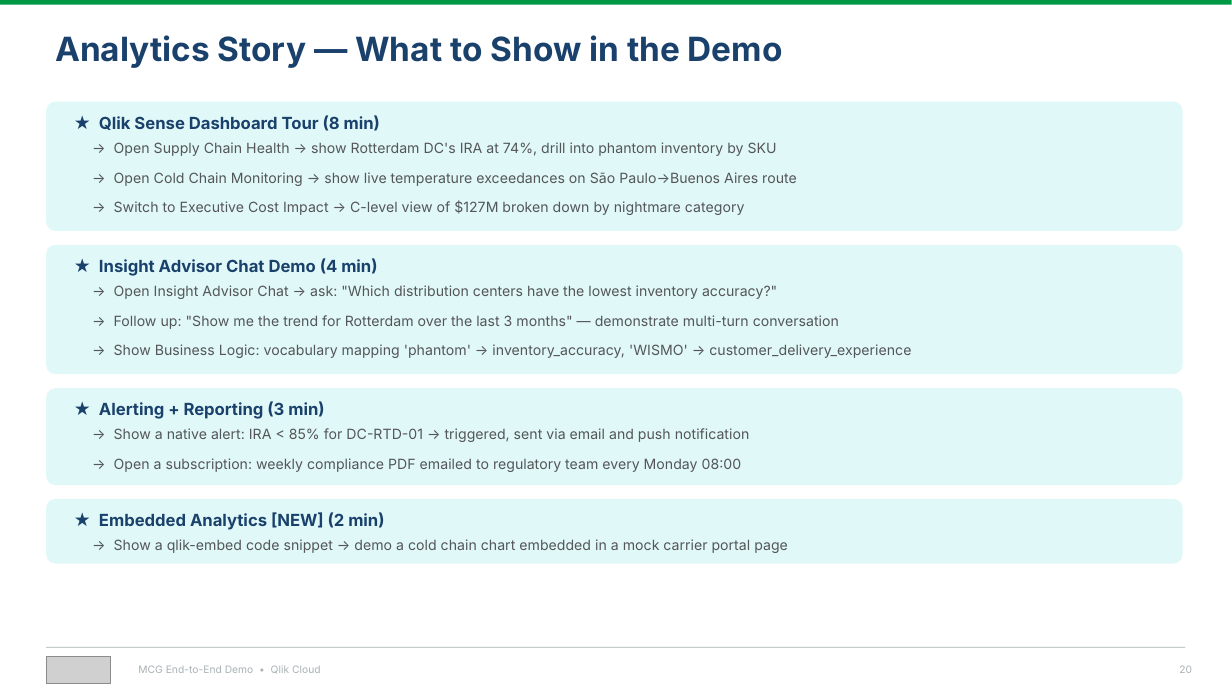
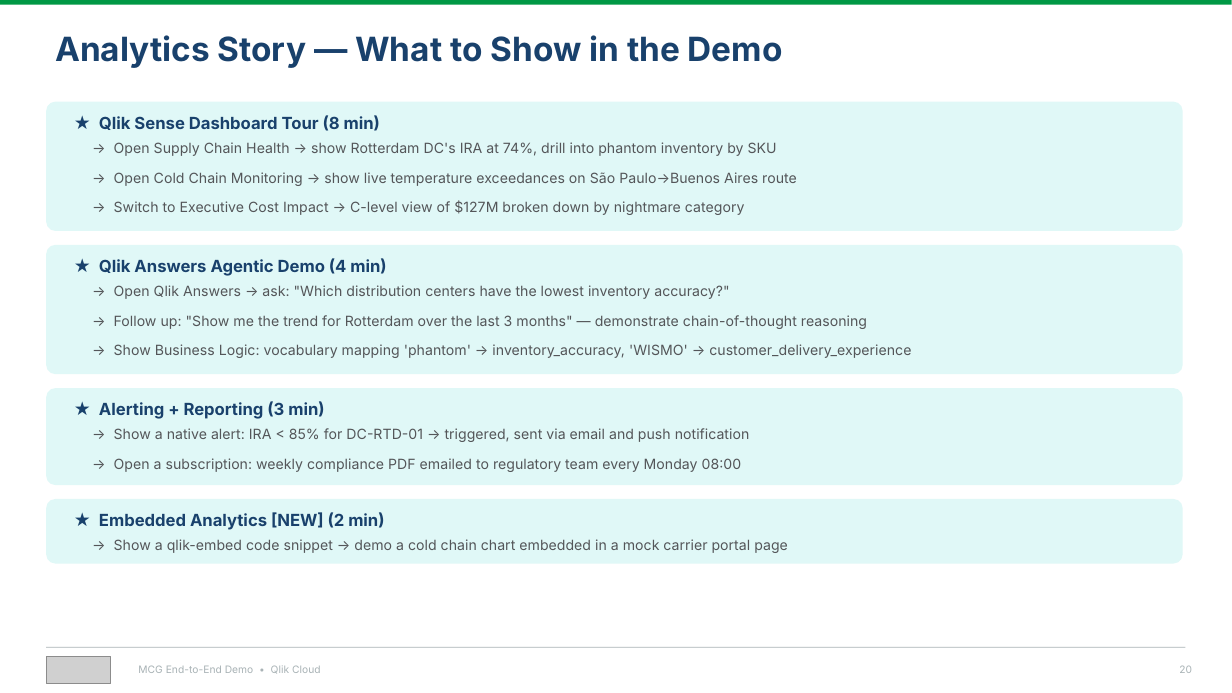
Before and after one commit to robertschoenfeldqlik/meridan_retail_group_qlik_demo_assets, a slide deck: slide 20 of MCG_Demo_Overview_Four_Stories.pptx. Drawn at 1232x693 pixels with LibreOffice and Linux fonts; fonts in the diff are those of the drawing; grey boxes stand for pictures. Boxes give left, top, right and bottom in pixels: in the first picture for what was removed or moved away, otherwise in the second. Text is boxed around its words. In the diff, an @@ line names an element or a change of style, - is before the commit and + after.

```diff
--- a/MCG_Demo_Overview_Four_Stories.pptx
+++ b/MCG_Demo_Overview_Four_Stories.pptx
@@ text at [99,258,386,276]: text changed @@
-★ Insight Advisor Chat Demo (4 min)
+★ Qlik Answers Agentic Demo (4 min)
@@ text at [114,285,729,299]: text changed @@
-→ Open Insight Advisor Chat → ask: "Which distribution centers have the lowest inventory accuracy?"
+→ Open Qlik Answers → ask: "Which distribution centers have the lowest inventory accuracy?"
@@ text at [114,315,867,329]: text changed @@
-→ Follow up: "Show me the trend for Rotterdam over the last 3 months" — demonstrate multi-turn conversation
+→ Follow up: "Show me the trend for Rotterdam over the last 3 months" — demonstrate chain-of-thought reasoning
```
Also in this commit, not shown: 5 other slides changed, 2 other files.
